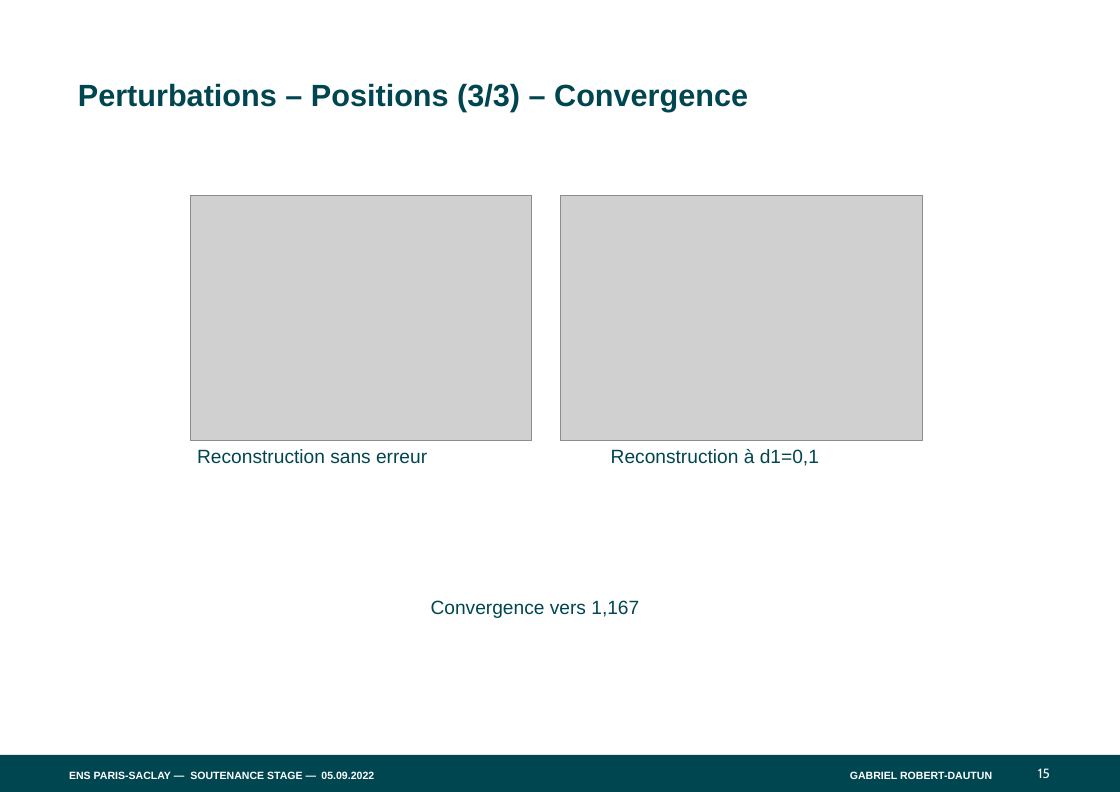
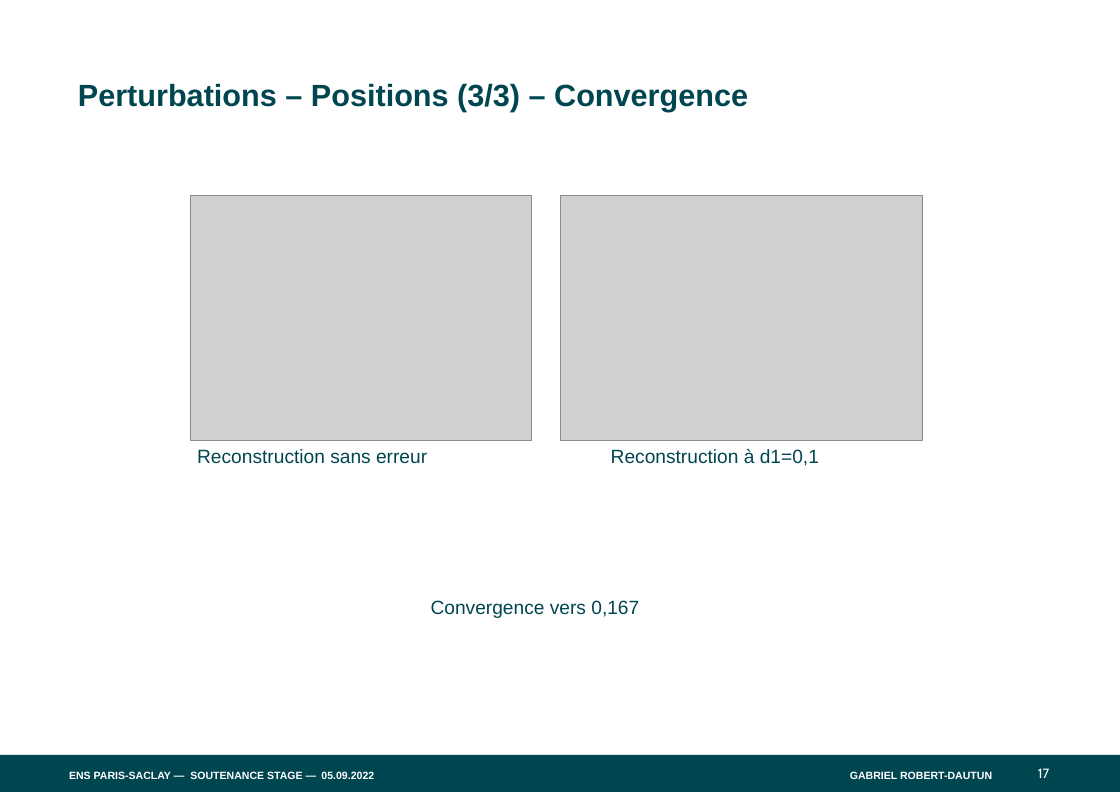
Before and after one commit to RUValaS/RDR, a slide deck: slide 17 of rendu/diapo/ENS-PARIS-SACLAY_GABARIT-PPT_V5.pptx (slide 15 before the commit). Drawn at 1120x792 pixels with LibreOffice and Linux fonts; fonts in the diff are those of the drawing; grey boxes stand for pictures. Boxes give left, top, right and bottom in pixels: in the first picture for what was removed or moved away, otherwise in the second. Text is boxed around its words. In the diff, an @@ line names an element or a change of style, - is before the commit and + after.

```diff
--- a/rendu/diapo/ENS-PARIS-SACLAY_GABARIT-PPT_V5.pptx
+++ b/rendu/diapo/ENS-PARIS-SACLAY_GABARIT-PPT_V5.pptx
@@ text at bbox=[431, 600, 639, 618]: text changed @@
-Convergence vers 1,167
+Convergence vers 0,167
@@ page number at bbox=[1038, 768, 1049, 778]: text changed @@
-15
+17
```
Also in this commit, not shown: 4 other slides changed, 7 slides added, 1 slide removed.
